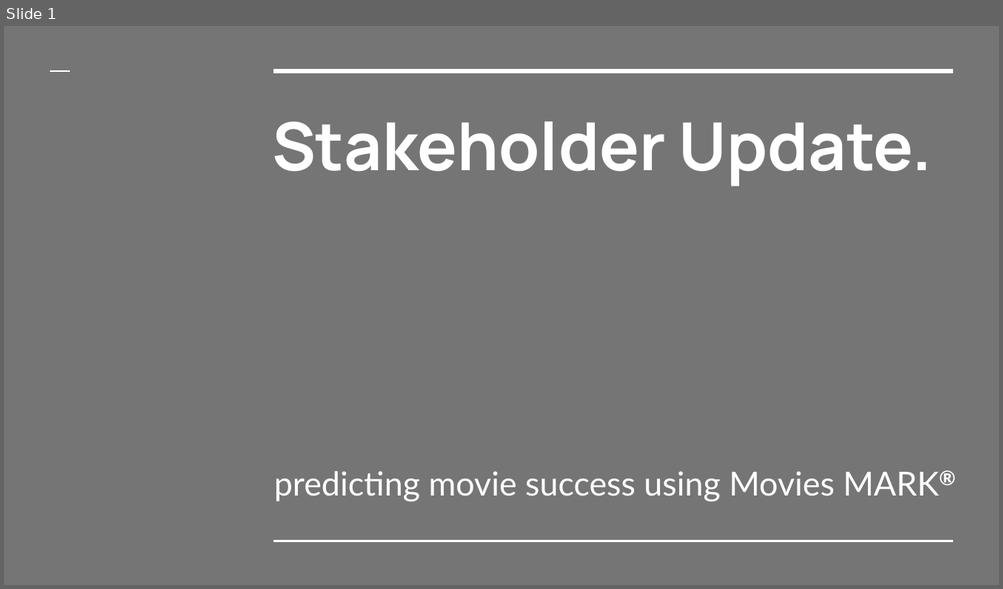
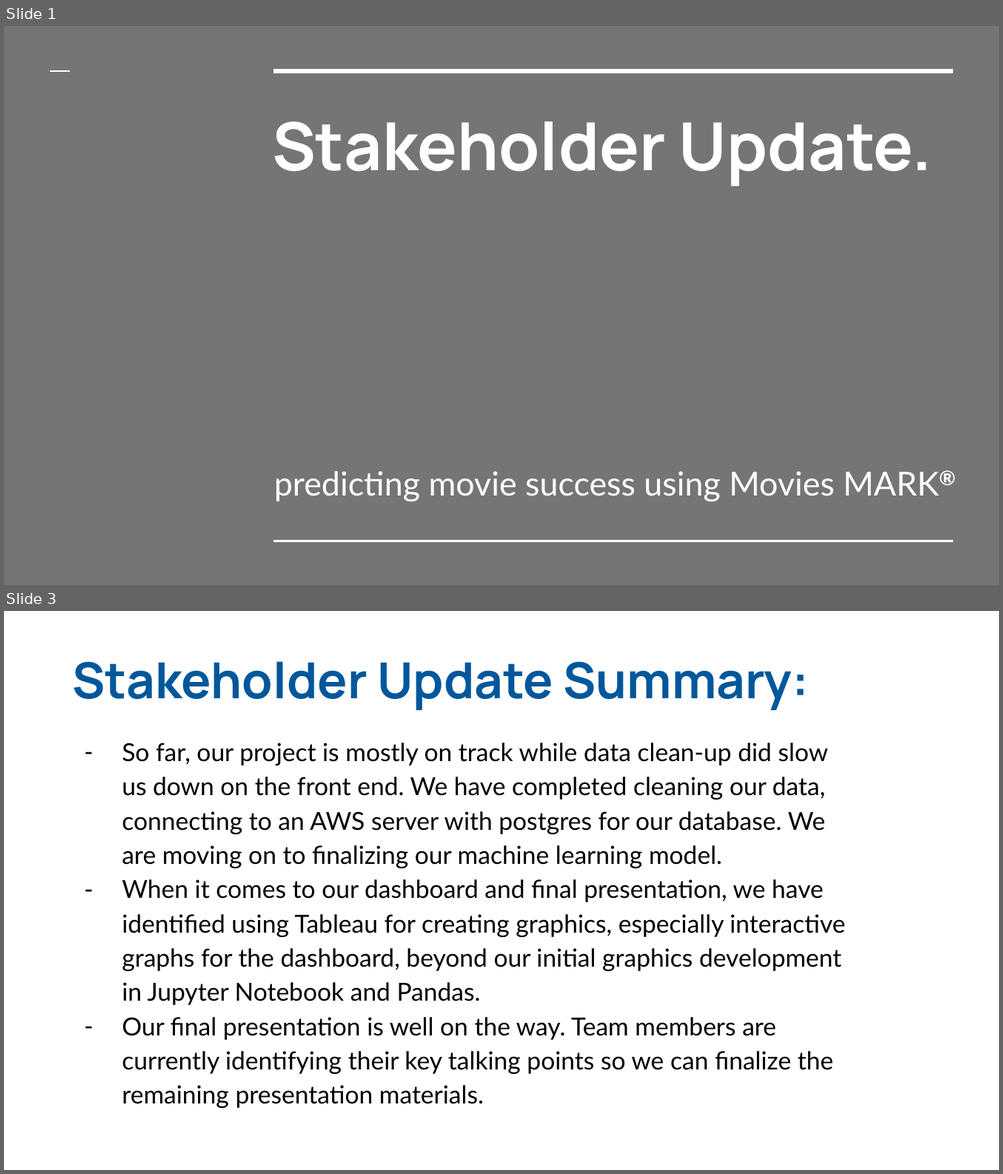
Before and after one commit to amaloney3/mlenv_movie_success_predictor, a slide deck: Stakeholder_Update.pptx. Shown one above the other, each under a label of ours: slide 1 before the commit, slides 1 and 3 after it; the slides between them are not shown. The pictures are 1003x589 and 1003x1174 pixels, drawn with LibreOffice and Linux fonts; fonts in the diff are those of the drawing. Boxes give left, top, right and bottom in pixels: in the first picture for what was removed or moved away, otherwise in the second. Text is boxed around its words. In the diff, an @@ line names an element or a change of style, - is before the commit and + after.

```diff
--- a/Stakeholder_Update.pptx
+++ b/Stakeholder_Update.pptx
@@ slide 3 added at <box>4,611,999,1170</box>, background #FFFFFF @@
@@ text added at <box>72,661,809,710</box>, 36 pt, text #01579B, bold @@
+Stakeholder Update Summary:
@@ text added at <box>122,743,845,1108</box>, 18 pt, text #000000 @@
+– So far, our project is mostly on track while data clean-up did slow us down on the front end. We have completed cleaning our data, connecting to an AWS server with postgres for our database. We are moving on to finalizing our machine learning model.
+– When it comes to our dashboard and final presentation, we have identified using Tableau for creating graphics, especially interactive graphs for the dashboard, beyond our initial graphics development in Jupyter Notebook and Pandas.
+– Our final presentation is well on the way. Team members are currently identifying their key talking points so we can finalize the remaining presentation materials.
```
Also in this commit, not shown: 1 slide changed, 1 slide removed.
